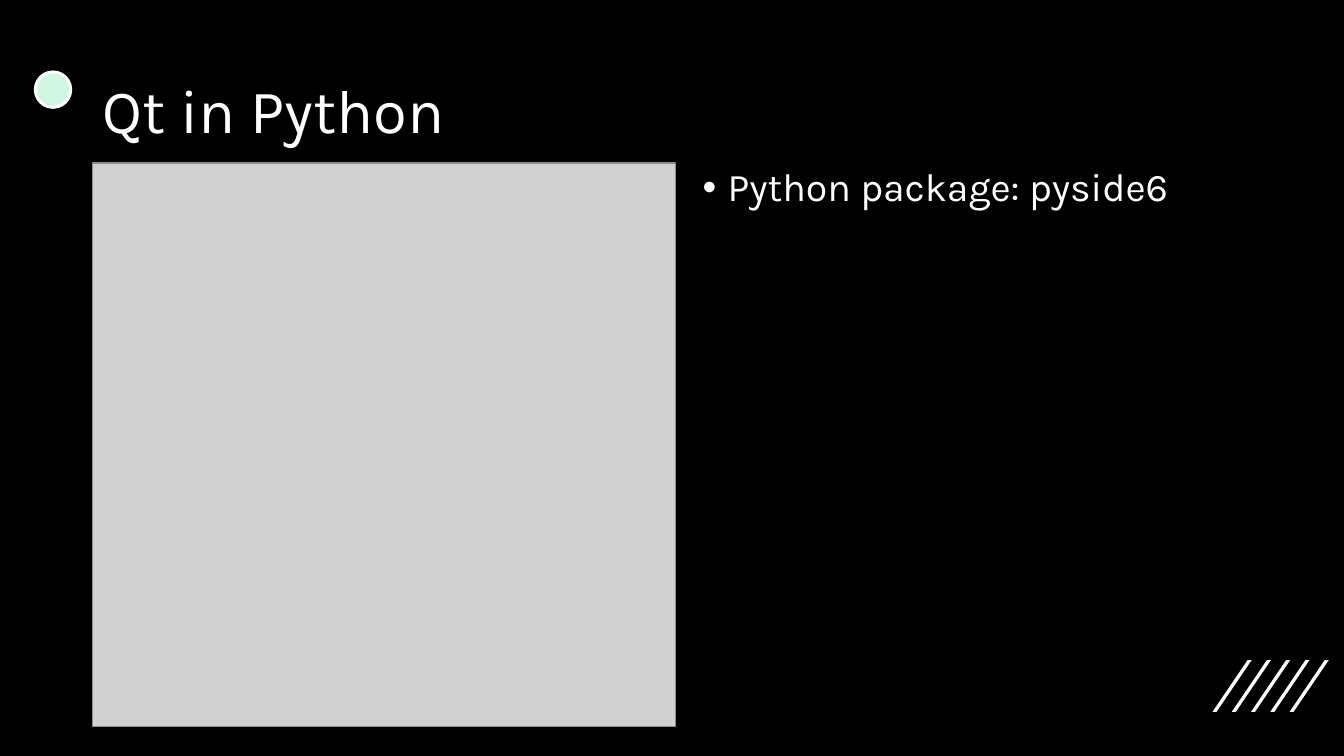
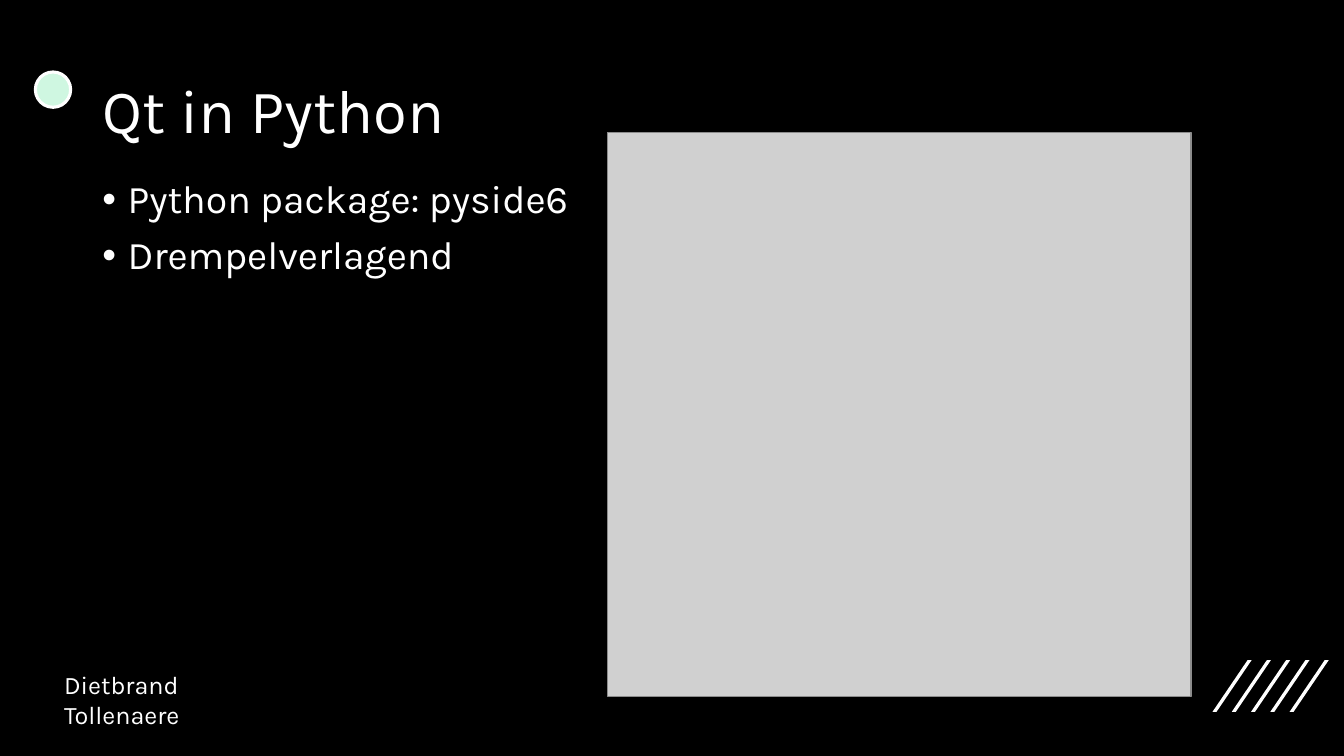
Before and after one commit to dietbrand/graduaatsproef, a slide deck: slide 5 of docs/graduaatsproef_presentatie.pptx. Drawn at 1344x756 pixels with LibreOffice and Linux fonts; fonts in the diff are those of the drawing; grey boxes stand for pictures. Boxes give left, top, right and bottom in pixels: in the first picture for what was removed or moved away, otherwise in the second. Text is boxed around its words. In the diff, an @@ line names an element or a change of style, - is before the commit and + after.

Commit message:
Powerpoint updated

```diff
--- a/docs/graduaatsproef_presentatie.pptx
+++ b/docs/graduaatsproef_presentatie.pptx
@@ picture: place and size @@
-picture at [93,163,677,727]
+picture at [608,133,1192,697]
@@ text "Python package: pyside6": place and size @@
-text "Python package: pyside6" at [728,174,1168,211]
+text "Python package: pyside6" at [128,186,568,279]
@@ text at [128,242,454,279]: paragraph added @@
+• Drempelverlagend
@@ text added at [64,676,179,725], 18 pt, text #FFFFFF @@
+Dietbrand Tollenaere
```
Also in this commit, not shown: 7 other slides changed.
